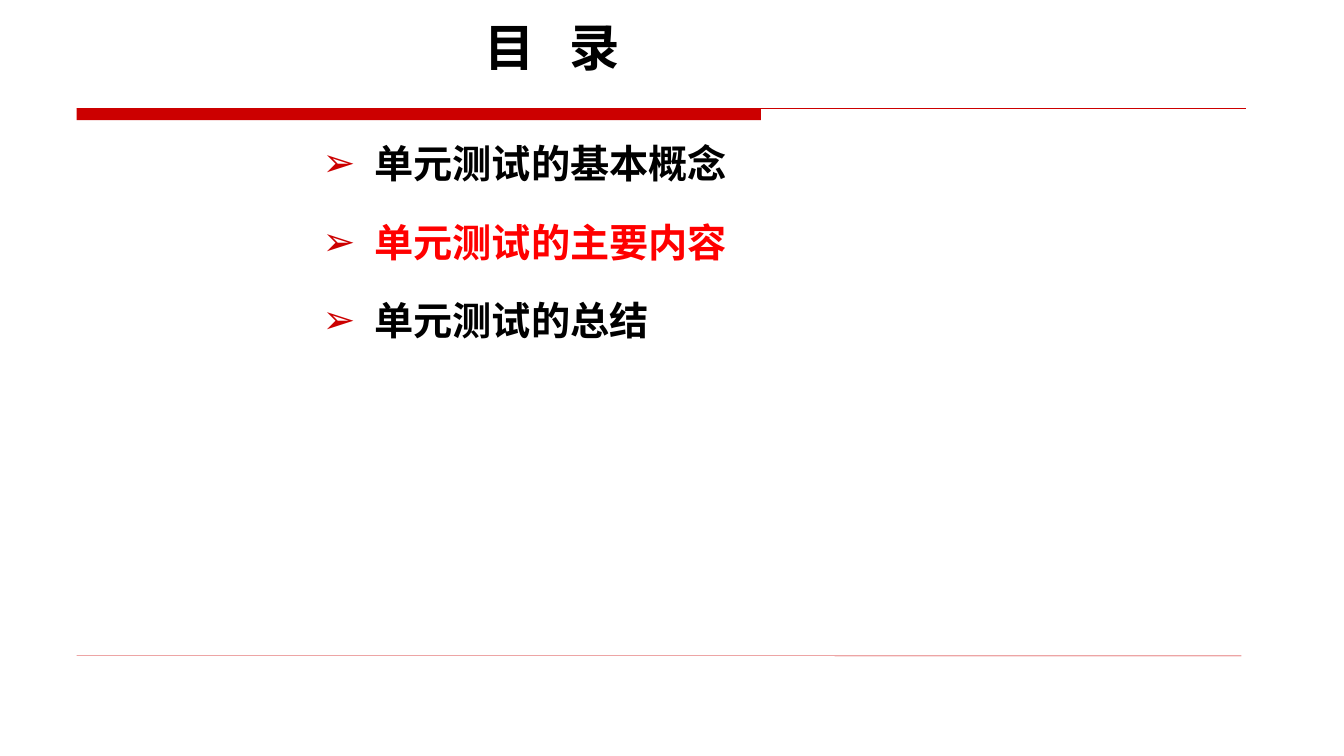
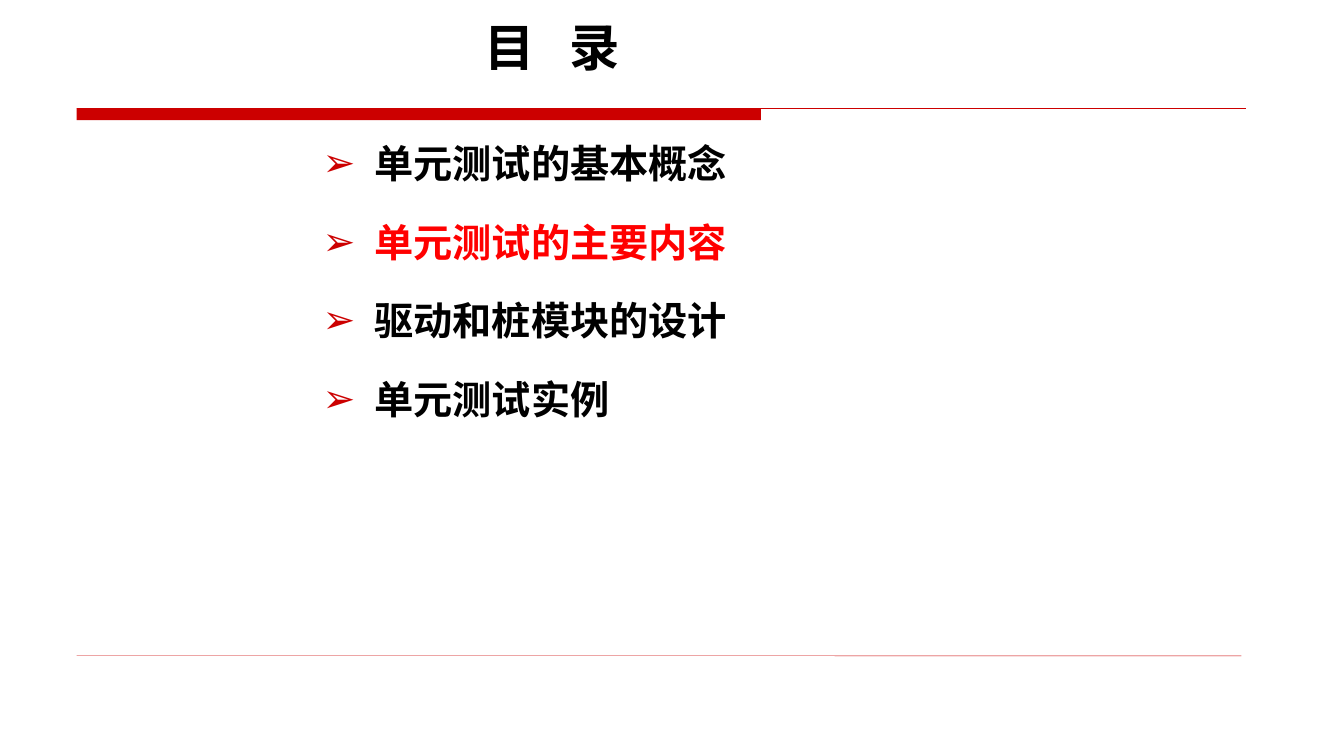
Before and after one commit to edu2act/course-foundation-software-tesing, a slide deck: slide 5 of materials/slides/7.pptx. Drawn at 1344x756 pixels with LibreOffice and Linux fonts; fonts in the diff are those of the drawing. Boxes give left, top, right and bottom in pixels: in the first picture for what was removed or moved away, otherwise in the second. Text is boxed around its words. In the diff, an @@ line names an element or a change of style, - is before the commit and + after.

```diff
--- a/materials/slides/7.pptx
+++ b/materials/slides/7.pptx
@@ text at bbox=[375, 301, 727, 418]: text changed @@
-➢ 单元测试的总结
+➢ 驱动和桩模块的设计
+➢ 单元测试实例
```
Also in this commit, not shown: 8 other slides changed, 11 slides added, 1 slide removed, 4 other files.
